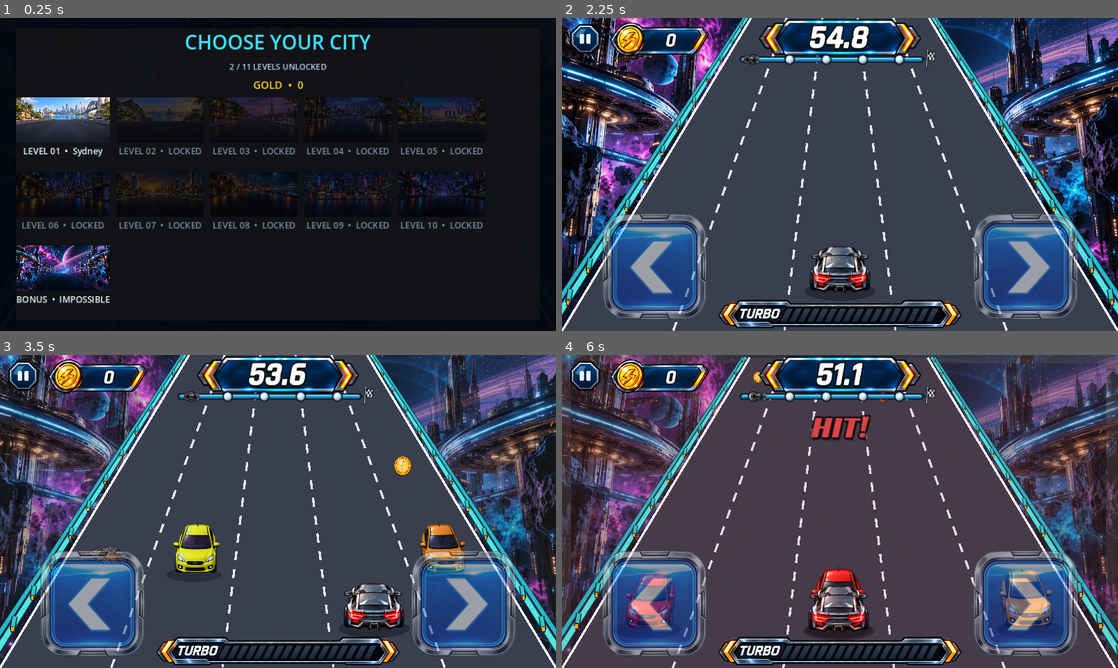
Above: before the commit, frames 1-4 (two rows, left to right).
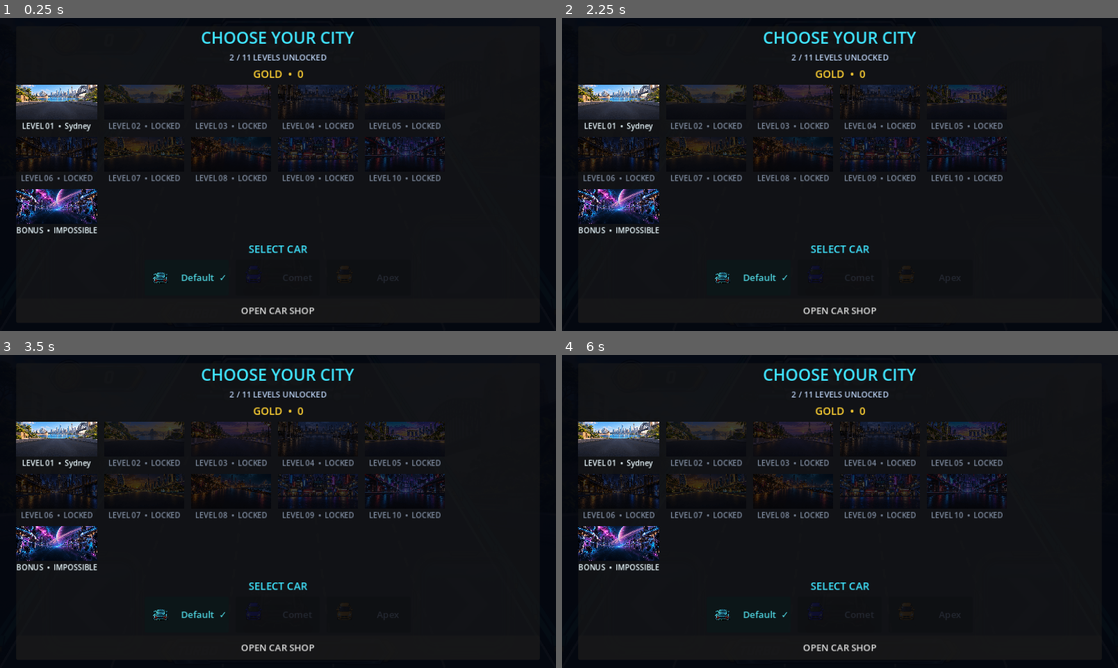
Above: after the commit, the same moments.

Repository: kjs8806/swerve
Game: Godot game, scene res://scenes/Main.tscn
Two runs of this game, one before a commit and one after it. Both use one fixed random seed, a clock stepped at 60 frames per second and the inputs below.
Inputs (mouse positions are in pixels of both pictures, inside the frame that each line leads up to):
- Up to frame 1 (0.25 s): no input
- Up to frame 2 (2.25 s): click (840, 312) at 0.5 s, where only the run after the commit has a clickable "OPEN CAR SHOP"; click (840, 299) at 1.25 s, where only the run after the commit has a clickable "BACK TO LEVEL SELECT"; click (656, 265) at 2 s
- Up to frame 3 (3.5 s): tap Enter at 2.75, 2.85 s; hold Right from 2.78 s (still down); tap Space at 3.02, 3.05, 3.32 s
- Up to frame 4 (6 s): release Right at 3.53 s; hold Left 3.53-4.28 s; tap Space at 3.6, 3.77, 4.07, 4.55, 5.27, 5.57, 5.85 s; tap Enter at 3.8, 4.35, 5.1 s; hold Right 4.28-5.78 s; hold Left from 5.78 s (still down)

The runs differ from the first frame. In frame 1, 17% of the frame differs, in the area x 2-88%, y 4-95%; in frame 2, 89%; in frame 3, 91%; in frame 4, 95%, in the area x 0-100%, y 0-100%.

Commit message:
Add persistent car selection and shop

Diff:
--- /dev/null
+++ b/godot/cars/apex.tres
@@ -0,0 +1,10 @@
+[gd_resource type="Resource" script_class="CarDef" load_steps=3 format=3]
+[ext_resource type="Script" path="res://scripts/CarDef.gd" id="1"]
+[ext_resource type="Texture2D" path="res://assets/vehicles/traffic-orange-angle-sheet.png" id="2"]
+[resource]
+script = ExtResource("1")
+id = "apex"
+display_name = "Apex"
+cost = 80
+ability_tag = "default"
+angle_sheet = ExtResource("2")
--- /dev/null
+++ b/godot/cars/comet.tres
@@ -0,0 +1,10 @@
+[gd_resource type="Resource" script_class="CarDef" load_steps=3 format=3]
+[ext_resource type="Script" path="res://scripts/CarDef.gd" id="1"]
+[ext_resource type="Texture2D" path="res://assets/vehicles/traffic-blue-angle-sheet.png" id="2"]
+[resource]
+script = ExtResource("1")
+id = "comet"
+display_name = "Comet"
+cost = 40
+ability_tag = "default"
+angle_sheet = ExtResource("2")
--- /dev/null
+++ b/godot/cars/default.tres
@@ -0,0 +1,10 @@
+[gd_resource type="Resource" script_class="CarDef" load_steps=3 format=3]
+[ext_resource type="Script" path="res://scripts/CarDef.gd" id="1"]
+[ext_resource type="Texture2D" path="res://assets/vehicles/player-gray-angle-sheet.png" id="2"]
+[resource]
+script = ExtResource("1")
+id = "default"
+display_name = "Default"
+cost = 0
+ability_tag = "default"
+angle_sheet = ExtResource("2")
--- a/godot/scenes/LevelSelect.tscn
+++ b/godot/scenes/LevelSelect.tscn
@@ -34,12 +34,12 @@
 
 [node name="Layout" type="VBoxContainer" parent="Backdrop/Panel"]
 layout_mode = 2
-theme_override_constants/separation = 8
+theme_override_constants/separation = 5
 alignment = 1
 
 [node name="Title" type="Label" parent="Backdrop/Panel/Layout"]
 layout_mode = 2
-theme_override_font_sizes/font_size = 34
+theme_override_font_sizes/font_size = 28
 theme_override_colors/font_color = Color(0.25, 0.9, 1, 1)
 text = "CHOOSE YOUR CITY"
 horizontal_alignment = 1
@@ -62,5 +62,88 @@
 layout_mode = 2
 size_flags_vertical = 3
 theme_override_constants/h_separation = 12
-theme_override_constants/v_separation = 8
+theme_override_constants/v_separation = 4
 columns = 5
+
+[node name="CarTitle" type="Label" parent="Backdrop/Panel/Layout"]
+layout_mode = 2
+theme_override_font_sizes/font_size = 18
+theme_override_colors/font_color = Color(0.25, 0.9, 1, 1)
+text = "SELECT CAR"
+horizontal_alignment = 1
+
+[node name="CarBar" type="HBoxContainer" parent="Backdrop/Panel/Layout"]
+layout_mode = 2
+theme_override_constants/separation = 12
+alignment = 1
+
+[node name="ShopButton" type="Button" parent="Backdrop/Panel/Layout"]
+custom_minimum_size = Vector2(0, 42)
+layout_mode = 2
+text = "OPEN CAR SHOP"
+
+[node name="ShopOverlay" type="Control" parent="."]
+visible = false
+layout_mode = 1
+anchors_preset = 15
+anchor_right = 1.0
+anchor_bottom = 1.0
+grow_horizontal = 2
+grow_vertical = 2
+mouse_filter = 0
+
+[node name="Shade" type="ColorRect" parent="ShopOverlay"]
+layout_mode = 1
+anchors_preset = 15
+anchor_right = 1.0
+anchor_bottom = 1.0
+grow_horizontal = 2
+grow_vertical = 2
+color = Color(0.005, 0.01, 0.03, 0.94)
+
+[node name="ShopPanel" type="PanelContainer" parent="ShopOverlay/Shade"]
+layout_mode = 1
+anchors_preset = 8
+anchor_left = 0.5
+anchor_top = 0.5
+anchor_right = 0.5
+anchor_bottom = 0.5
+offset_left = -340.0
+offset_top = -240.0
+offset_right = 340.0
+offset_bottom = 240.0
+grow_horizontal = 2
+grow_vertical = 2
+
+[node name="Layout" type="VBoxContainer" parent="ShopOverlay/Shade/ShopPanel"]
+layout_mode = 2
+theme_override_constants/separation = 12
+
+[node name="Title" type="Label" parent="ShopOverlay/Shade/ShopPanel/Layout"]
+layout_mode = 2
+theme_override_font_sizes/font_size = 30
+theme_override_colors/font_color = Color(0.25, 0.9, 1, 1)
+text = "CAR SHOP"
+horizontal_alignment = 1
+
+[node name="Balance" type="Label" parent="ShopOverlay/Shade/ShopPanel/Layout"]
+layout_mode = 2
+theme_override_font_sizes/font_size = 18
+theme_override_colors/font_color = Color(1, 0.82, 0.2, 1)
+text = "AVAILABLE GOLD  •  0"
+horizontal_alignment = 1
+
+[node name="ShopItems" type="VBoxContainer" parent="ShopOverlay/Shade/ShopPanel/Layout"]
+layout_mode = 2
+size_flags_vertical = 3
+theme_override_constants/separation = 8
+
+[node name="Status" type="Label" parent="ShopOverlay/Shade/ShopPanel/Layout"]
+custom_minimum_size = Vector2(0, 26)
+layout_mode = 2
+horizontal_alignment = 1
+
+[node name="CloseButton" type="Button" parent="ShopOverlay/Shade/ShopPanel/Layout"]
+custom_minimum_size = Vector2(0, 46)
+layout_mode = 2
+text = "BACK TO LEVEL SELECT"
--- /dev/null
+++ b/godot/scripts/CarCatalog.gd
@@ -0,0 +1,23 @@
+extends RefCounted
+class_name CarCatalog
+
+const DEFAULT_CAR_ID := "default"
+const CARS: Array[CarDef] = [
+	preload("res://cars/default.tres"),
+	preload("res://cars/comet.tres"),
+	preload("res://cars/apex.tres"),
+]
+
+
+static func get_car(car_id: String) -> CarDef:
+	for car in CARS:
+		if car.id == car_id:
+			return car
+	return CARS[0]
+
+
+static func has_car(car_id: String) -> bool:
+	for car in CARS:
+		if car.id == car_id:
+			return true
+	return false
--- /dev/null
+++ b/godot/scripts/CarDef.gd
@@ -0,0 +1,8 @@
+extends Resource
+class_name CarDef
+
+@export var id: String = "default"
+@export var display_name: String = "Default"
+@export var cost: int = 0
+@export var ability_tag: String = "default"
+@export var angle_sheet: Texture2D
--- a/godot/scripts/LevelSelect.gd
+++ b/godot/scripts/LevelSelect.gd
@@ -1,34 +1,58 @@
 extends Control
 
 signal level_selected(level_index: int)
+signal car_selected(car_id: String)
+signal purchase_requested(car_id: String)
 
 const LOCKED_TINT := Color(0.28, 0.32, 0.4, 0.82)
+const SELECTED_TINT := Color(0.35, 0.95, 1.0)
+const VEHICLE_FRAME_COUNT := 5
 
 @onready var grid: GridContainer = $Backdrop/Panel/Layout/LevelGrid
 @onready var progress_label: Label = $Backdrop/Panel/Layout/ProgressLabel
 @onready var gold_label: Label = $Backdrop/Panel/Layout/GoldLabel
+@onready var car_bar: HBoxContainer = $Backdrop/Panel/Layout/CarBar
+@onready var shop_overlay: Control = $ShopOverlay
+@onready var shop_balance: Label = $ShopOverlay/Shade/ShopPanel/Layout/Balance
+@onready var shop_items: VBoxContainer = $ShopOverlay/Shade/ShopPanel/Layout/ShopItems
+@onready var shop_status: Label = $ShopOverlay/Shade/ShopPanel/Layout/Status
+
+var wallet_gold: int = 0
+var owned_ids: Array[String] = []
+var selected_id: String = CarCatalog.DEFAULT_CAR_ID
 
 
-func configure(highest_unlocked: int, total_gold: int) -> void:
-	for child in grid.get_children():
-		child.queue_free()
+func _ready() -> void:
+	$Backdrop/Panel/Layout/ShopButton.pressed.connect(_open_shop)
+	$ShopOverlay/Shade/ShopPanel/Layout/CloseButton.pressed.connect(_close_shop)
+
+
+func configure(highest_unlocked: int, total_gold: int, owned_car_ids: Array[String], selected_car_id: String) -> void:
+	wallet_gold = total_gold
+	owned_ids = owned_car_ids.duplicate()
+	selected_id = selected_car_id
+	_rebuild_levels(highest_unlocked)
+	_rebuild_car_bar()
+	_rebuild_shop()
+	gold_label.text = "GOLD  •  %d" % wallet_gold
+
+
+func _rebuild_levels(highest_unlocked: int) -> void:
+	_clear_children(grid)
 	var unlocked_count := 0
 	for index in range(LevelCatalog.LEVELS.size()):
 		var config := LevelCatalog.get_level(index)
 		if config.unlocked_by_default or index <= highest_unlocked:
 			unlocked_count += 1
 	progress_label.text = "%d / %d LEVELS UNLOCKED" % [unlocked_count, LevelCatalog.LEVELS.size()]
-	gold_label.text = "GOLD  •  %d" % total_gold
-
 	for index in range(LevelCatalog.LEVELS.size()):
 		var config := LevelCatalog.get_level(index)
 		var unlocked := config.unlocked_by_default or index <= highest_unlocked
 		var card := VBoxContainer.new()
-		card.custom_minimum_size = Vector2(150.0, 120.0)
-		card.add_theme_constant_override("separation", 4)
-
+		card.custom_minimum_size = Vector2(138.0, 86.0)
+		card.add_theme_constant_override("separation", 2)
 		var preview := TextureButton.new()
-		preview.custom_minimum_size = Vector2(150.0, 78.0)
+		preview.custom_minimum_size = Vector2(138.0, 60.0)
 		preview.texture_normal = config.background_texture
 		preview.ignore_texture_size = true
 		preview.stretch_mode = TextureButton.STRETCH_KEEP_ASPECT_COVERED
@@ -37,14 +61,80 @@
 		preview.tooltip_text = config.city_name if unlocked else "Complete Level %d to unlock" % index
 		preview.pressed.connect(func(): level_selected.emit(index))
 		card.add_child(preview)
-
 		var label := Label.new()
-		if config.unlocked_by_default and not config.advances_progression:
-			label.text = "BONUS  •  %s" % config.city_name.to_upper()
-		else:
-			label.text = "LEVEL %02d  •  %s" % [config.level_number, config.city_name] if unlocked else "LEVEL %02d  •  LOCKED" % config.level_number
+		label.text = ("BONUS  •  %s" % config.city_name.to_upper() if config.unlocked_by_default and not config.advances_progression else ("LEVEL %02d  •  %s" % [config.level_number, config.city_name] if unlocked else "LEVEL %02d  •  LOCKED" % config.level_number))
 		label.horizontal_alignment = HORIZONTAL_ALIGNMENT_CENTER
-		label.add_theme_font_size_override("font_size", 15)
+		label.add_theme_font_size_override("font_size", 13)
 		label.add_theme_color_override("font_color", Color(0.92, 0.98, 1.0) if unlocked else Color(0.5, 0.55, 0.63))
 		card.add_child(label)
 		grid.add_child(card)
+
+
+func _rebuild_car_bar() -> void:
+	_clear_children(car_bar)
+	for car in CarCatalog.CARS:
+		var button := Button.new()
+		var owned := car.id in owned_ids
+		button.custom_minimum_size = Vector2(145.0, 62.0)
+		button.icon = _car_preview(car)
+		button.expand_icon = true
+		button.text = ("  %s  ✓" % car.display_name) if car.id == selected_id else "  %s" % car.display_name
+		button.disabled = not owned
+		button.modulate = SELECTED_TINT if car.id == selected_id else (Color.WHITE if owned else LOCKED_TINT)
+		button.tooltip_text = "Selected" if car.id == selected_id else ("Select %s" % car.display_name if owned else "Buy in Shop")
+		button.pressed.connect(func(): car_selected.emit(car.id))
+		car_bar.add_child(button)
+
+
+func _rebuild_shop() -> void:
+	_clear_children(shop_items)
+	shop_balance.text = "AVAILABLE GOLD  •  %d" % wallet_gold
+	for car in CarCatalog.CARS:
+		var row := HBoxContainer.new()
+		row.custom_minimum_size.y = 64.0
+		var icon := TextureRect.new()
+		icon.custom_minimum_size = Vector2(96.0, 54.0)
+		icon.texture = _car_preview(car)
+		icon.expand_mode = TextureRect.EXPAND_IGNORE_SIZE
+		icon.stretch_mode = TextureRect.STRETCH_KEEP_ASPECT_CENTERED
+		row.add_child(icon)
+		var name_label := Label.new()
+		name_label.size_flags_horizontal = Control.SIZE_EXPAND_FILL
+		name_label.text = "%s\nStandard handling" % car.display_name
+		name_label.add_theme_font_size_override("font_size", 18)
+		row.add_child(name_label)
+		var buy := Button.new()
+		var owned := car.id in owned_ids
+		buy.custom_minimum_size = Vector2(150.0, 48.0)
+		buy.text = "OWNED" if owned else "%d GOLD" % car.cost
+		buy.disabled = owned
+		buy.pressed.connect(func(): purchase_requested.emit(car.id))
+		row.add_child(buy)
+		shop_items.add_child(row)
+
+
+func show_purchase_result(message: String, success: bool) -> void:
+	shop_status.text = message
+	shop_status.add_theme_color_override("font_color", Color(0.35, 1.0, 0.62) if success else Color(1.0, 0.45, 0.4))
+
+
+func _open_shop() -> void:
+	shop_status.text = ""
+	shop_overlay.visible = true
+
+
+func _close_shop() -> void:
+	shop_overlay.visible = false
+
+
+func _car_preview(car: CarDef) -> AtlasTexture:
+	var preview := AtlasTexture.new()
+	preview.atlas = car.angle_sheet
+	var frame_width: float = car.angle_sheet.get_width() / float(VEHICLE_FRAME_COUNT)
+	preview.region = Rect2(frame_width * 2.0, 0.0, frame_width, car.angle_sheet.get_height())
+	return preview
+
+
+func _clear_children(container: Node) -> void:
+	for child in container.get_children():
+		child.queue_free()
--- a/godot/scripts/Race.gd
+++ b/godot/scripts/Race.gd
@@ -75,7 +75,6 @@
 
 const HD_VEHICLE_SCALE := 0.45
 const VEHICLE_ANGLE_FRAME_COUNT := 5
-const TEX_PLAYER_ANGLE_SHEET := preload("res://assets/vehicles/player-gray-angle-sheet.png")
 # Every traffic paint variant uses the same approved subtle five-angle geometry.
 # Spawning already chooses uniformly from this array, so all variants can appear.
 const TRAFFIC_ANGLE_SHEETS := [
@@ -163,6 +162,10 @@
 var background_texture: Texture2D
 var highest_unlocked_level: int = 0
 var total_gold: int = 0
+var owned_car_ids: Array[String] = [CarCatalog.DEFAULT_CAR_ID]
+var selected_car_id: String = CarCatalog.DEFAULT_CAR_ID
+var active_car: CarDef = CarCatalog.get_car(CarCatalog.DEFAULT_CAR_ID)
+var race_gold_banked: bool = false
 var level_select: Control
 
 # ---------- HUD refs ----------
@@ -215,6 +218,19 @@
 	if save.load("user://progress.cfg") == OK:
 		highest_unlocked_level = clampi(int(save.get_value("progress", "highest_unlocked", 0)), 0, LevelCatalog.MAIN_LEVEL_COUNT - 1)
 		total_gold = maxi(0, int(save.get_value("economy", "total_gold", 0)))
+		owned_car_ids.clear()
+		var saved_owned: Variant = save.get_value("garage", "owned_car_ids", PackedStringArray([CarCatalog.DEFAULT_CAR_ID]))
+		if saved_owned is Array or saved_owned is PackedStringArray:
+			for saved_id in saved_owned:
+				var car_id := str(saved_id)
+				if CarCatalog.has_car(car_id) and car_id not in owned_car_ids:
+					owned_car_ids.append(car_id)
+		if CarCatalog.DEFAULT_CAR_ID not in owned_car_ids:
+			owned_car_ids.push_front(CarCatalog.DEFAULT_CAR_ID)
+		selected_car_id = str(save.get_value("garage", "selected_car_id", CarCatalog.DEFAULT_CAR_ID))
+		if selected_car_id not in owned_car_ids or not CarCatalog.has_car(selected_car_id):
+			selected_car_id = CarCatalog.DEFAULT_CAR_ID
+	active_car = CarCatalog.get_car(selected_car_id)
 
 
 func _save_progress() -> void:
@@ -223,6 +239,8 @@
 	save.load("user://progress.cfg")
 	save.set_value("progress", "highest_unlocked", highest_unlocked_level)
 	save.set_value("economy", "total_gold", total_gold)
+	save.set_value("garage", "owned_car_ids", PackedStringArray(owned_car_ids))
+	save.set_value("garage", "selected_car_id", selected_car_id)
 	save.save("user://progress.cfg")
 
 
@@ -234,8 +252,40 @@
 		level_select = LEVEL_SELECT_SCENE.instantiate()
 		$HUD.add_child(level_select)
 		level_select.level_selected.connect(_start_level)
-	level_select.configure(highest_unlocked_level, total_gold)
+		level_select.car_selected.connect(_on_car_selected)
+		level_select.purchase_requested.connect(_on_purchase_requested)
+	level_select.configure(highest_unlocked_level, total_gold, owned_car_ids, selected_car_id)
 	level_select.visible = true
+
+
+func _on_car_selected(car_id: String) -> void:
+	if car_id not in owned_car_ids or not CarCatalog.has_car(car_id):
+		return
+	selected_car_id = car_id
+	active_car = CarCatalog.get_car(selected_car_id)
+	_save_progress()
+	level_select.configure(highest_unlocked_level, total_gold, owned_car_ids, selected_car_id)
+
+
+func _on_purchase_requested(car_id: String) -> void:
+	if not CarCatalog.has_car(car_id):
+		level_select.show_purchase_result("That car is unavailable.", false)
+		return
+	if car_id in owned_car_ids:
+		level_select.show_purchase_result("You already own that car.", false)
+		return
+	var car := CarCatalog.get_car(car_id)
+	if total_gold < car.cost:
+		level_select.show_purchase_result("You need %d more gold." % (car.cost - total_gold), false)
+		return
+	total_gold -= car.cost
+	owned_car_ids.append(car.id)
+	selected_car_id = car.id
+	active_car = car
+	_save_progress()
+	level_select.configure(highest_unlocked_level, total_gold, owned_car_ids, selected_car_id)
+	level_select._open_shop()
+	level_select.show_purchase_result("%s purchased and selected!" % car.display_name, true)
 
 
 func _start_level(level_index: int) -> void:
@@ -246,6 +296,7 @@
 		return
 	active_level_index = level_index
 	active_level = selected_level
+	active_car = CarCatalog.get_car(selected_car_id)
 	background_texture = active_level.background_texture
 	level_select.visible = false
 	reset_game(true)
@@ -382,6 +433,7 @@
 	time = 0.0
 	distance = 0.0
 	race_gold = 0
+	race_gold_banked = false
 	combo = 0
 	best_combo = 0
 	player_lane = int((LANES - 1) / 2)
@@ -729,8 +781,6 @@
 		if c["lane"] == player_lane and c["p"] >= COLLIDE_AT and c["p"] < COLLIDE_AT + 0.05:
 			c["collected"] = true
 			race_gold += 1
-			total_gold += 1
-			_save_progress()
 			coin_punch_t = COIN_PUNCH_DURATION
 			_spawn_spark(Vector2(lane_x(c["lane"], c["p"]), row_y(c["p"])), scale_at(c["p"]), COIN_PICKUP_FX_DURATION, COIN_SPARK_COLOR)
 			_audio_call(&"coin_collected")
@@ -802,6 +852,7 @@
 
 	if distance >= active_level.finish_distance:
 		state = State.WIN
+		_bank_race_gold()
 		if active_level.advances_progression:
 			highest_unlocked_level = maxi(highest_unlocked_level, mini(active_level_index + 1, LevelCatalog.MAIN_LEVEL_COUNT - 1))
 		_save_progress()
@@ -812,6 +863,7 @@
 		_show_end_screen(true)
 	elif time >= active_level.race_time:
 		state = State.LOSE
+		_bank_race_gold()
 		_deactivate_turbo()
 		turbo_pickups.clear()
 		_audio_call(&"finish_race", [false])
@@ -831,6 +883,14 @@
 	]
 
 
+func _bank_race_gold() -> void:
+	if race_gold_banked:
+		return
+	race_gold_banked = true
+	total_gold += race_gold
+	_save_progress()
+
+
 # ---------- HUD ----------
 func _update_hud() -> void:
 	var remaining: float = maxf(0.0, active_level.race_time - time)
@@ -838,7 +898,7 @@
 		_audio_call(&"update_countdown", [remaining])
 	timer_label.text = "%.1f" % remaining
 	timer_label.modulate = Color8(0xff, 0x4d, 0x4d) if remaining < 10.0 else Color8(0xff, 0xcc, 0x33)
-	coin_label.text = "%d" % total_gold
+	coin_label.text = "%d" % (total_gold + (0 if race_gold_banked else race_gold))
 	coin_label.pivot_offset = coin_label.size * 0.5
 	var coin_punch_frac: float = coin_punch_t / COIN_PUNCH_DURATION
 	coin_label.scale = Vector2.ONE * (1.0 + (COIN_PUNCH_SCALE - 1.0) * coin_punch_frac)
@@ -904,7 +964,7 @@
 	draw_items.append({"p": 1.001, "cb": func():
 		if turbo_now:
 			_draw_flame_trail(Vector2(px, py), p_scale, t_now, player_rotation)
-		_draw_angle_sprite_on_road(TEX_PLAYER_ANGLE_SHEET, _angle_frame_for_lane(player_lane_visual), Vector2(px, py), p_scale * HD_VEHICLE_SCALE, 1.0, 0.34)
+		_draw_angle_sprite_on_road(active_car.angle_sheet, _angle_frame_for_lane(player_lane_visual), Vector2(px, py), p_scale * HD_VEHICLE_SCALE, 1.0, 0.34)
 	})
 
 	draw_items.sort_custom(func(a, b): return a["p"] < b["p"])
--- /dev/null
+++ b/godot/tools/validate_car_shop.gd
@@ -0,0 +1,54 @@
+extends SceneTree
+
+var failures: Array[String] = []
+
+
+func _initialize() -> void:
+	var packed := load("res://scenes/Main.tscn") as PackedScene
+	var race = packed.instantiate()
+	root.add_child(race)
+	await process_frame
+
+	_expect(race.total_gold == 0, "Fresh wallet must start at zero")
+	_expect(race.owned_car_ids == [CarCatalog.DEFAULT_CAR_ID], "Fresh save must own only Default")
+	_expect(race.selected_car_id == CarCatalog.DEFAULT_CAR_ID, "Fresh save must select Default")
+
+	race._on_purchase_requested("apex")
+	_expect(race.total_gold == 0, "Unaffordable purchase changed the wallet")
+	_expect("apex" not in race.owned_car_ids, "Unaffordable purchase unlocked a car")
+
+	race.total_gold = 100
+	race._on_purchase_requested("apex")
+	_expect(race.total_gold == 20, "Apex purchase did not deduct exactly 80 gold")
+	_expect("apex" in race.owned_car_ids, "Purchased car was not added to ownership")
+	_expect(race.selected_car_id == "apex", "Purchased car was not selected")
+
+	race.race_gold = 7
+	race.race_gold_banked = false
+	race._bank_race_gold()
+	race._bank_race_gold()
+	_expect(race.total_gold == 27, "Race gold must be banked exactly once")
+	race.queue_free()
+	await process_frame
+
+	var reloaded = packed.instantiate()
+	root.add_child(reloaded)
+	await process_frame
+	_expect(reloaded.total_gold == 27, "Wallet did not persist after reload")
+	_expect("apex" in reloaded.owned_car_ids, "Ownership did not persist after reload")
+	_expect(reloaded.selected_car_id == "apex", "Selection did not persist after reload")
+	reloaded.queue_free()
+	await process_frame
+
+	if failures.is_empty():
+		print("CAR SHOP VALIDATION PASSED: fresh save, affordability, ownership, selection, and race banking.")
+		quit(0)
+	else:
+		for failure in failures:
+			push_error(failure)
+		quit(1)
+
+
+func _expect(condition: bool, message: String) -> void:
+	if not condition:
+		failures.append(message)
Not shown, changed: godot/README.md
